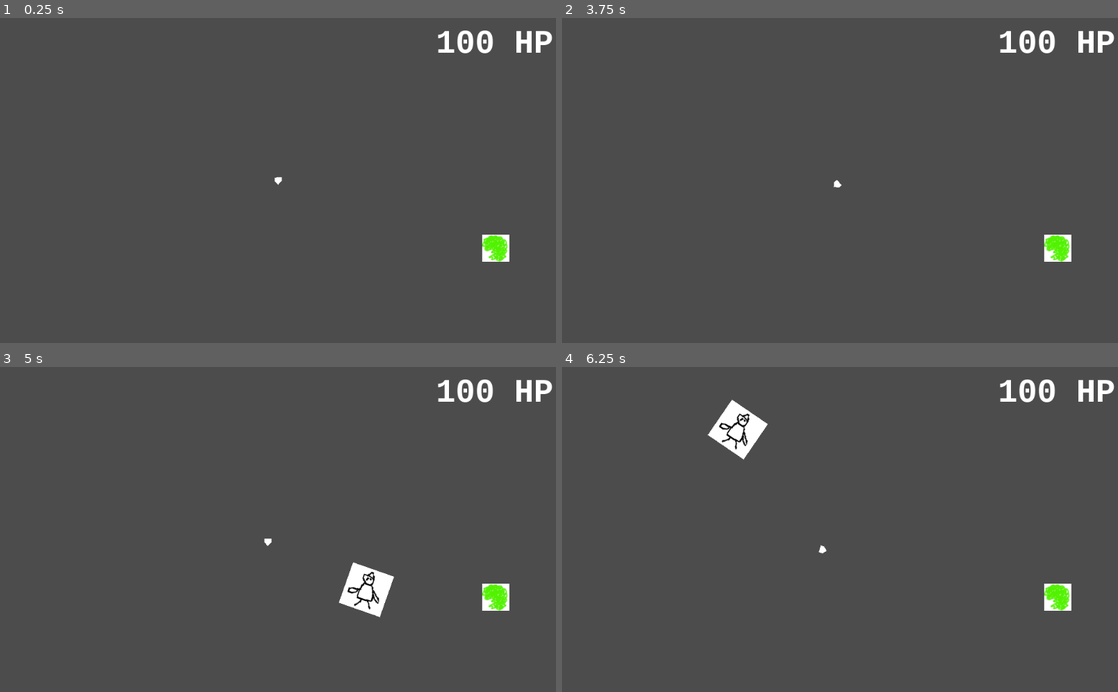
Above: before the commit, frames 1-4 (two rows, left to right).
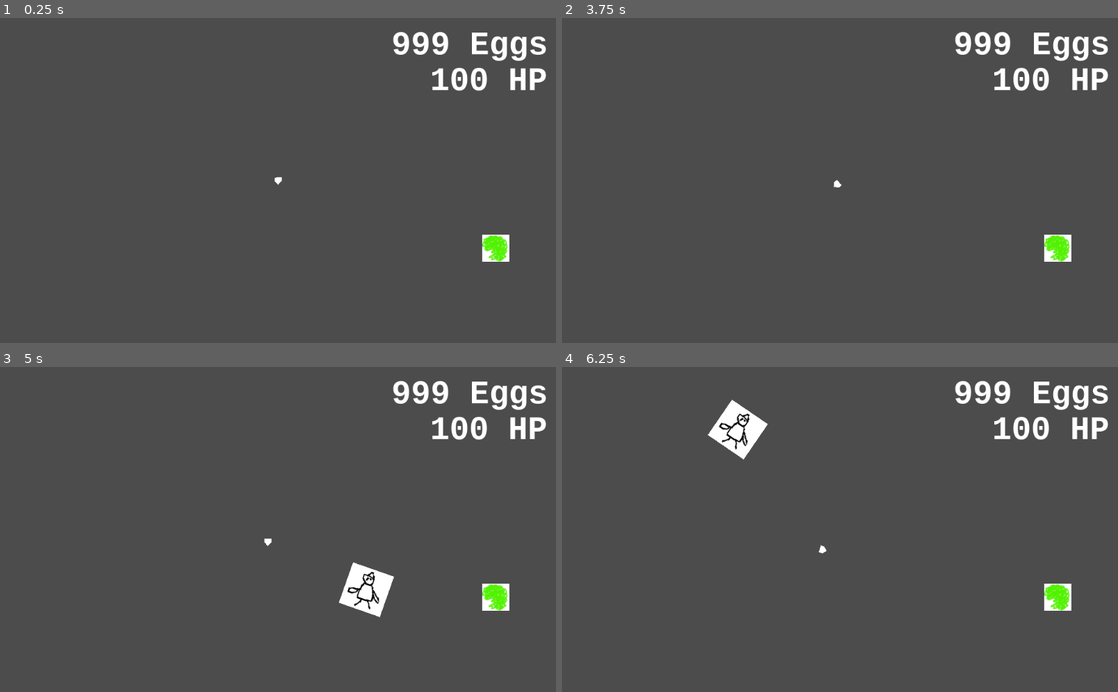
Above: after the commit, the same moments.

Repository: GameDrivenDesign/HareDerLage
Game: Godot game, scene res://game/game.tscn
Same seed, same stepped clock (60 frames per second), same inputs: the game is played once before the commit and once after it.
Inputs:
- Up to frame 1 (0.25 s): no input
- Up to frame 2 (3.75 s): tap Enter at 0.5, 2, 3.5 s; hold D (right) 0.53-1.28 s; tap Space at 1.25, 2.75 s; hold A (left) 1.28-2.03 s; hold D (right) 2.03-2.78 s; hold W (up) 2.78-3.53 s; hold A (left) from 3.53 s (still down)
- Up to frame 3 (5 s): keep holding A (left)
- Up to frame 4 (6.25 s): release A (left) at 5.78 s; hold D (right) from 5.78 s (still down)

The runs differ from the first frame. In frame 1, 2.0% of the frame differs, in the area x 70-100%, y 3-23%; in frame 2, 2.0%; in frame 3, 2.0%; in frame 4, 2.0%.

Commit message:
Add easter eggs label

Diff:
--- a/game/game.tscn
+++ b/game/game.tscn
@@ -5,7 +5,7 @@
 [ext_resource path="res://comet/comet.tscn" type="PackedScene" id=3]
 [ext_resource path="res://spaceship.tscn" type="PackedScene" id=4]
 
-[node name="game" type="Node2D"]
+[node name="game" type="Node2D" index="0"]
 
 script = ExtResource( 1 )
 
--- a/hud/hud.tscn
+++ b/hud/hud.tscn
@@ -9,6 +9,14 @@
 use_filter = false
 font_data = ExtResource( 1 )
 _sections_unfolded = [ "Extra Spacing", "Font/fallback", "Settings" ]
+
+[sub_resource type="DynamicFont" id=2]
+
+size = 60
+use_mipmaps = false
+use_filter = false
+font_data = ExtResource( 1 )
+_sections_unfolded = [ "Extra Spacing", "Font", "Settings" ]
 
 [node name="hud" type="Node2D" index="0"]
 
@@ -21,10 +29,10 @@
 anchor_top = 0.0
 anchor_right = 0.0
 anchor_bottom = 0.0
-margin_left = 448.0
-margin_top = -210.0
-margin_right = 664.0
-margin_bottom = -141.0
+margin_left = 437.0
+margin_top = -141.0
+margin_right = 653.0
+margin_bottom = -72.0
 rect_pivot_offset = Vector2( 0, 0 )
 rect_clip_content = false
 mouse_filter = 2
@@ -37,3 +45,26 @@
 lines_skipped = 0
 max_lines_visible = -1
 _sections_unfolded = [ "Focus", "Material", "Mouse", "Rect", "Size Flags", "Theme", "Visibility", "custom_fonts", "custom_styles" ]
+
+[node name="easter_eggs" type="Label" parent="." index="1"]
+
+anchor_left = 0.0
+anchor_top = 0.0
+anchor_right = 0.0
+anchor_bottom = 0.0
+margin_left = 366.0
+margin_top = -207.0
+margin_right = 654.0
+margin_bottom = -138.0
+rect_pivot_offset = Vector2( 0, 0 )
+rect_clip_content = false
+mouse_filter = 2
+mouse_default_cursor_shape = 0
+size_flags_horizontal = 1
+size_flags_vertical = 4
+custom_fonts/font = SubResource( 2 )
+text = "999 Eggs"
+percent_visible = 1.0
+lines_skipped = 0
+max_lines_visible = -1
+_sections_unfolded = [ "custom_fonts" ]
Not shown: 1 places in hud/hud.tscn that only renumber resources
